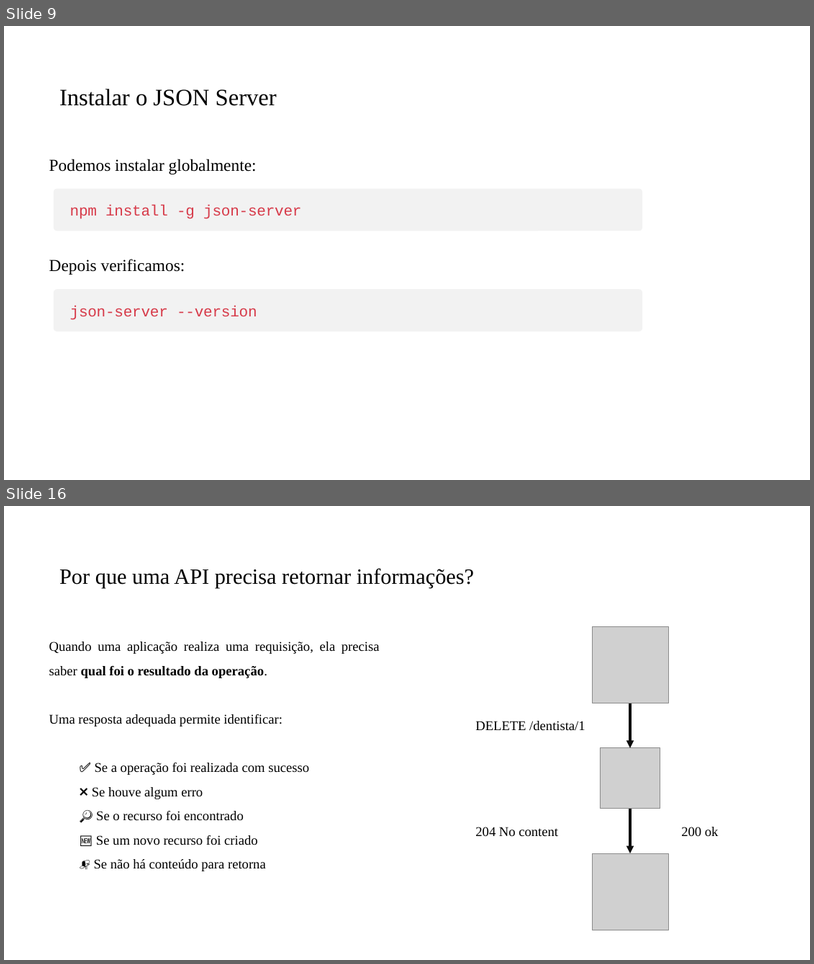
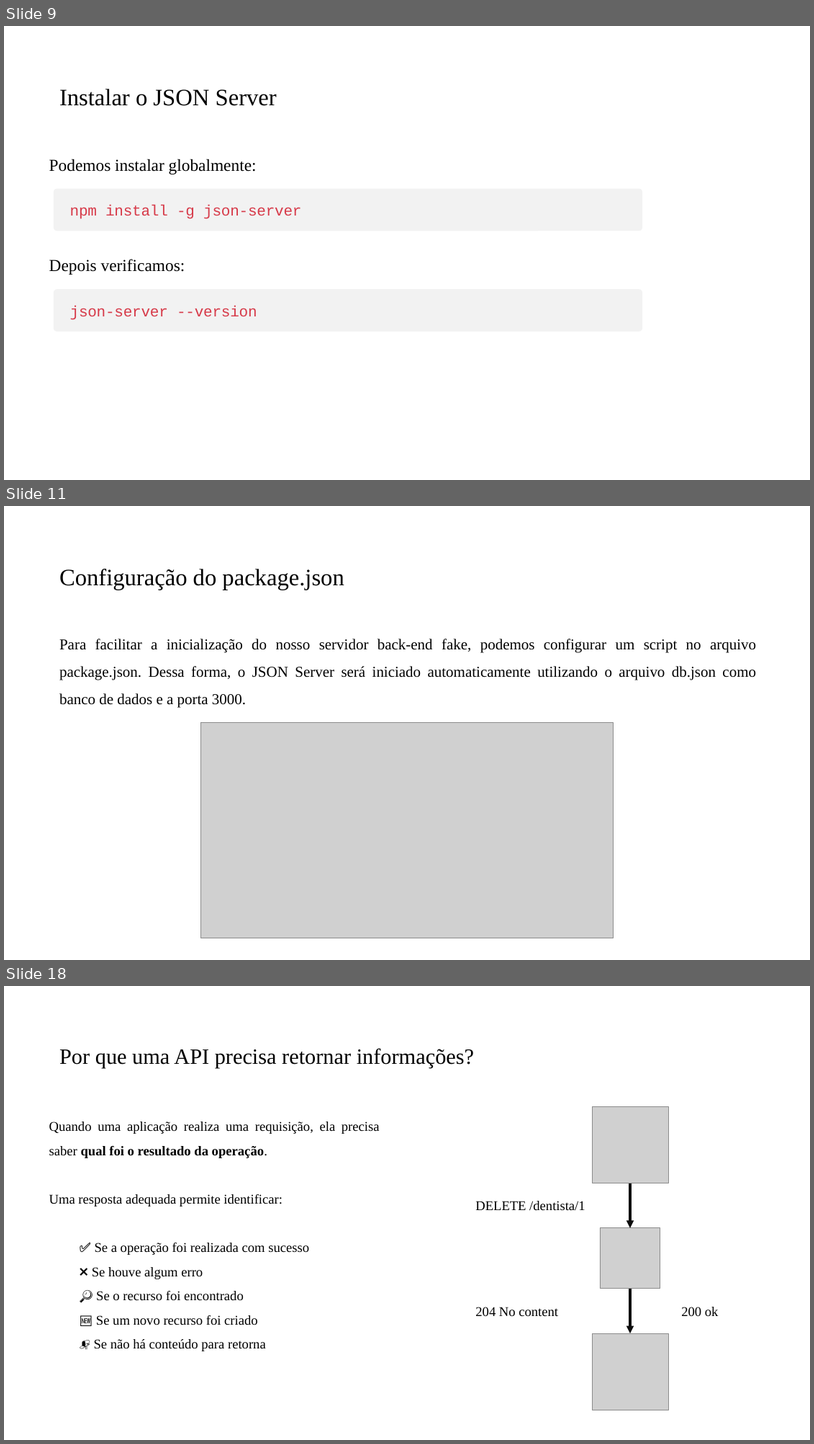
Before and after one commit to PedroMiho/UMC, a slide deck: SI/Programação para Internet/Módulo 2 - JavaScript/Aula03 - Implementado o CRUD/Implementando CRUD.pptx. Shown one above the other, each under a label of ours: slides 9 and 16 before the commit, slides 9, 11 and 18 after it; the slides between them are not shown. The pictures are 814x964 and 814x1444 pixels, drawn with LibreOffice and Linux fonts; fonts in the diff are those of the drawing; grey boxes stand for pictures; background and template pictures are left out. Boxes give left, top, right and bottom in pixels: in the first picture for what was removed or moved away, otherwise in the second. Text is boxed around its words. In the diff, an @@ line names an element or a change of style, - is before the commit and + after.

```diff
--- a/SI/Programação para Internet/Módulo 2 - JavaScript/Aula03 - Implementado o CRUD/Implementando CRUD.pptx
+++ b/SI/Programação para Internet/Módulo 2 - JavaScript/Aula03 - Implementado o CRUD/Implementando CRUD.pptx
@@ slide 11 added at [4,506,810,960], background #FFFFFF @@
@@ title added at [59,569,344,590], 28 pt, text #000000 @@
+Configuração do package.json
@@ text added at [59,638,756,707], 18 pt, text #000000 @@
+Para facilitar a inicialização do nosso servidor back-end fake, podemos configurar um script no arquivo package.json. Dessa forma, o JSON Server será iniciado automaticamente utilizando o arquivo db.json como banco de dados e a porta 3000.
@@ picture added at [201,722,613,937] @@
@@ what was slide 16 is now slide 18 @@
```
Also in this commit, not shown: 1 slide changed, 4 other slides added, 3 slides removed, 1 other file.
